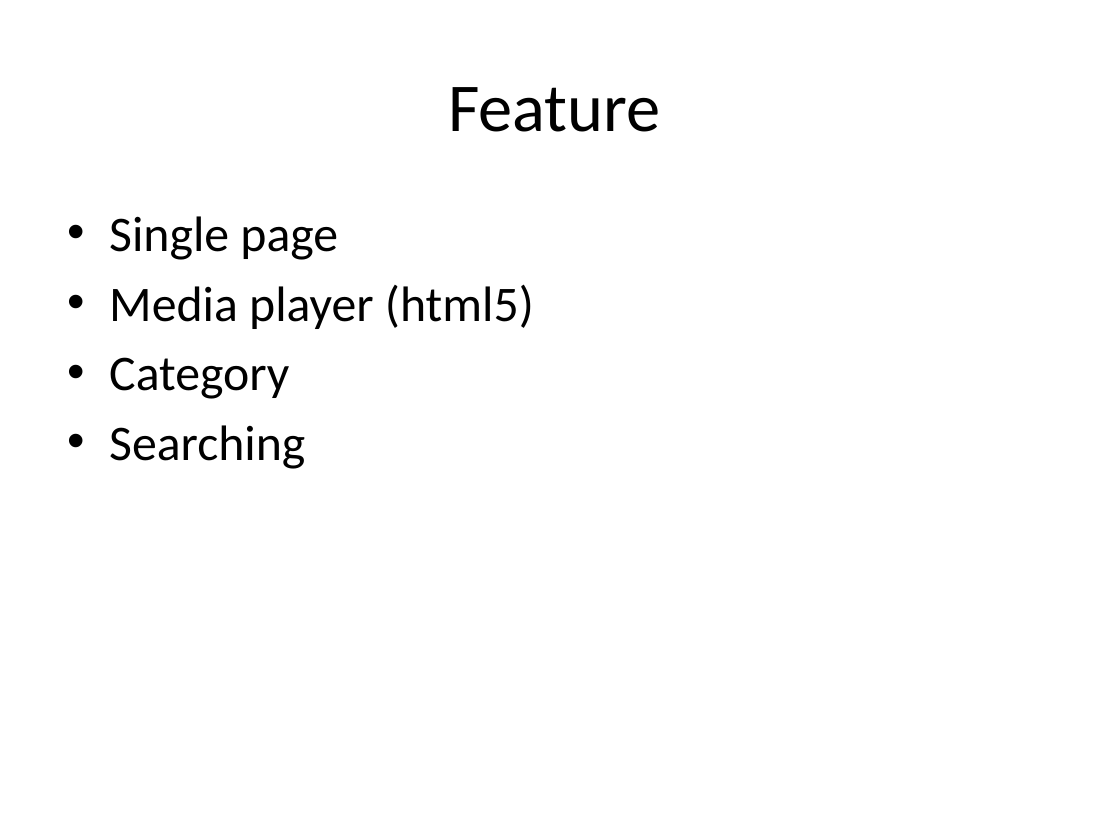
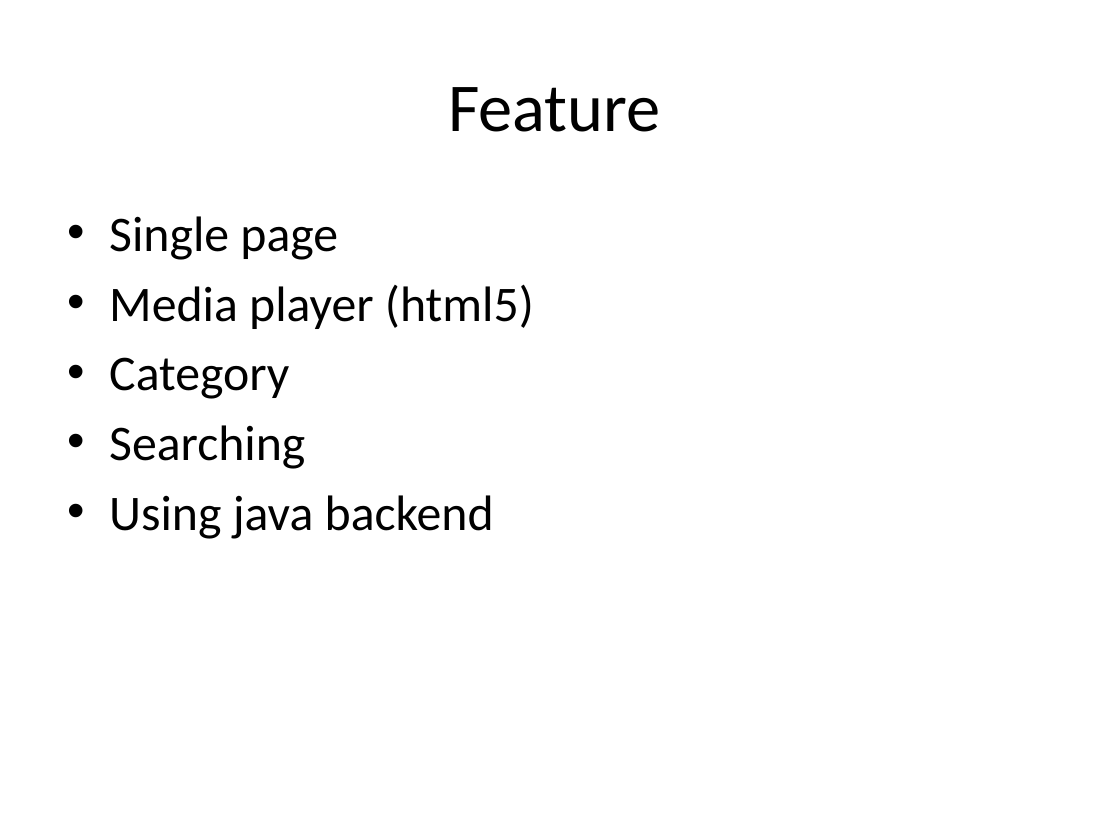
Before and after one commit to google-code-export/dau-gia-truc-tuyen-dhnl2, a slide deck: slide 2 of source/musicpage/Documents/Music page.pptx. Drawn at 1120x840 pixels with LibreOffice and Linux fonts; fonts in the diff are those of the drawing. Boxes give left, top, right and bottom in pixels: in the first picture for what was removed or moved away, otherwise in the second. Text is boxed around its words. In the diff, an @@ line names an element or a change of style, - is before the commit and + after.

```diff
--- a/source/musicpage/Documents/Music page.pptx
+++ b/source/musicpage/Documents/Music page.pptx
@@ text at <box>109,495,494,539</box>: paragraph added @@
+• Using java backend
```
Also in this commit, not shown: 1 slide added, 15 other files.
